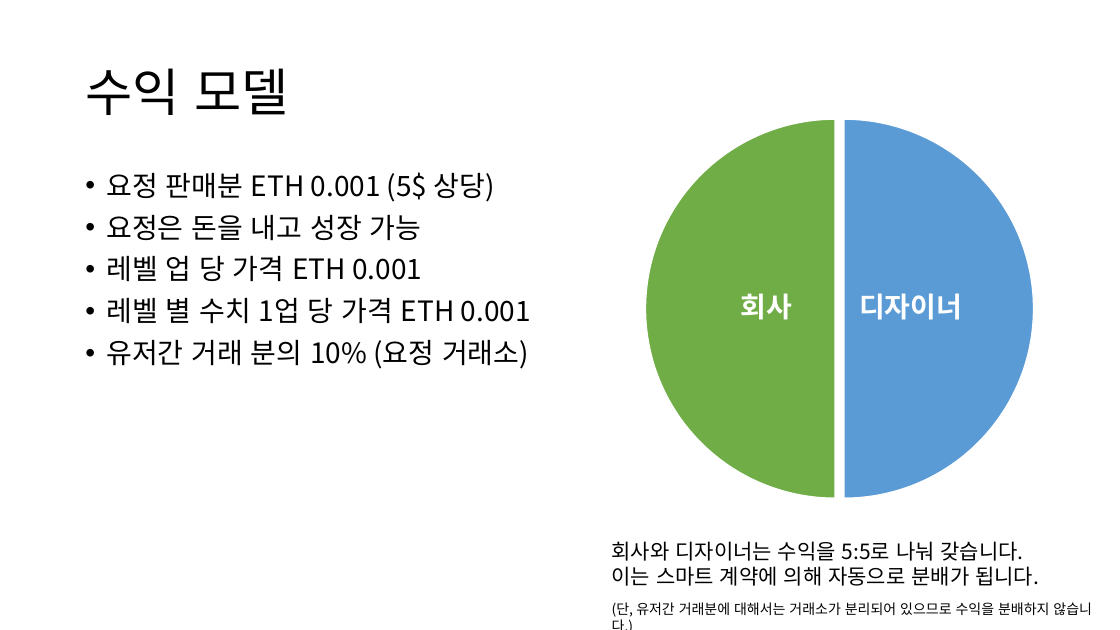
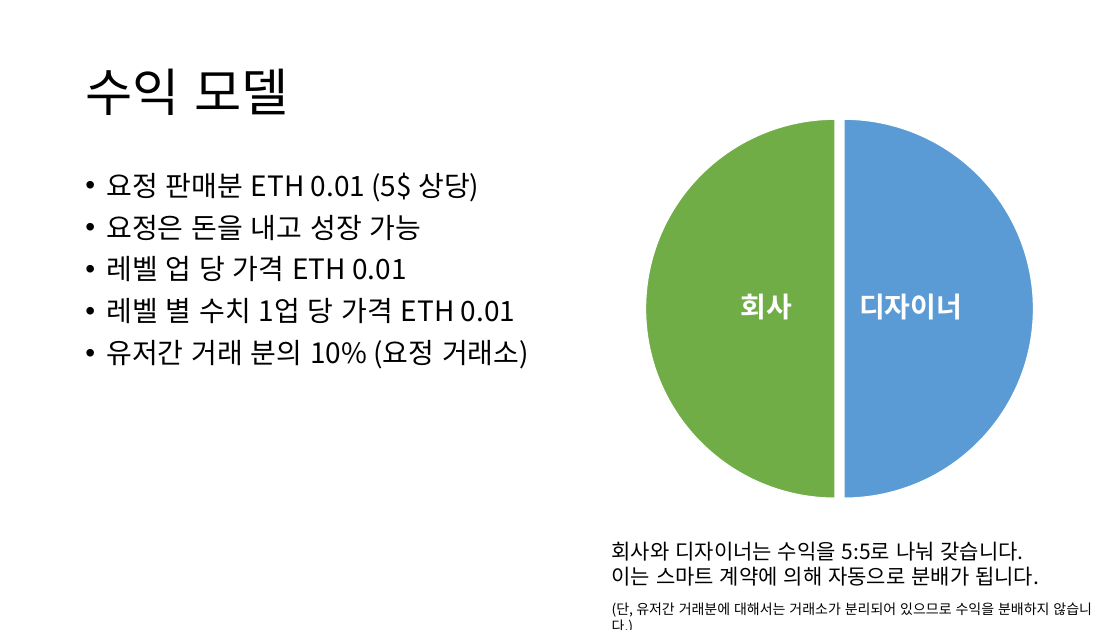
Before and after one commit to Hanul/EtherFairy, a slide deck: slide 13 of Ether Fairy 기획서 (1차).pptx. Drawn at 1120x630 pixels with LibreOffice and Linux fonts; fonts in the diff are those of the drawing. Boxes give left, top, right and bottom in pixels: in the first picture for what was removed or moved away, otherwise in the second. Text is boxed around its words. In the diff, an @@ line names an element or a change of style, - is before the commit and + after.

```diff
--- a/Ether Fairy 기획서 (1차).pptx
+++ b/Ether Fairy 기획서 (1차).pptx
@@ text at box(106, 172, 479, 202): text changed @@
-• 요정 판매분 ETH 0.001 (5$ 상당)
+• 요정 판매분 ETH 0.01 (5$ 상당)
@@ text at box(106, 255, 515, 324): text changed @@
-• 레벨 업 당 가격 ETH 0.001
-• 레벨 별 수치 1업 당 가격 ETH 0.001
+• 레벨 업 당 가격 ETH 0.01
+• 레벨 별 수치 1업 당 가격 ETH 0.01
```
